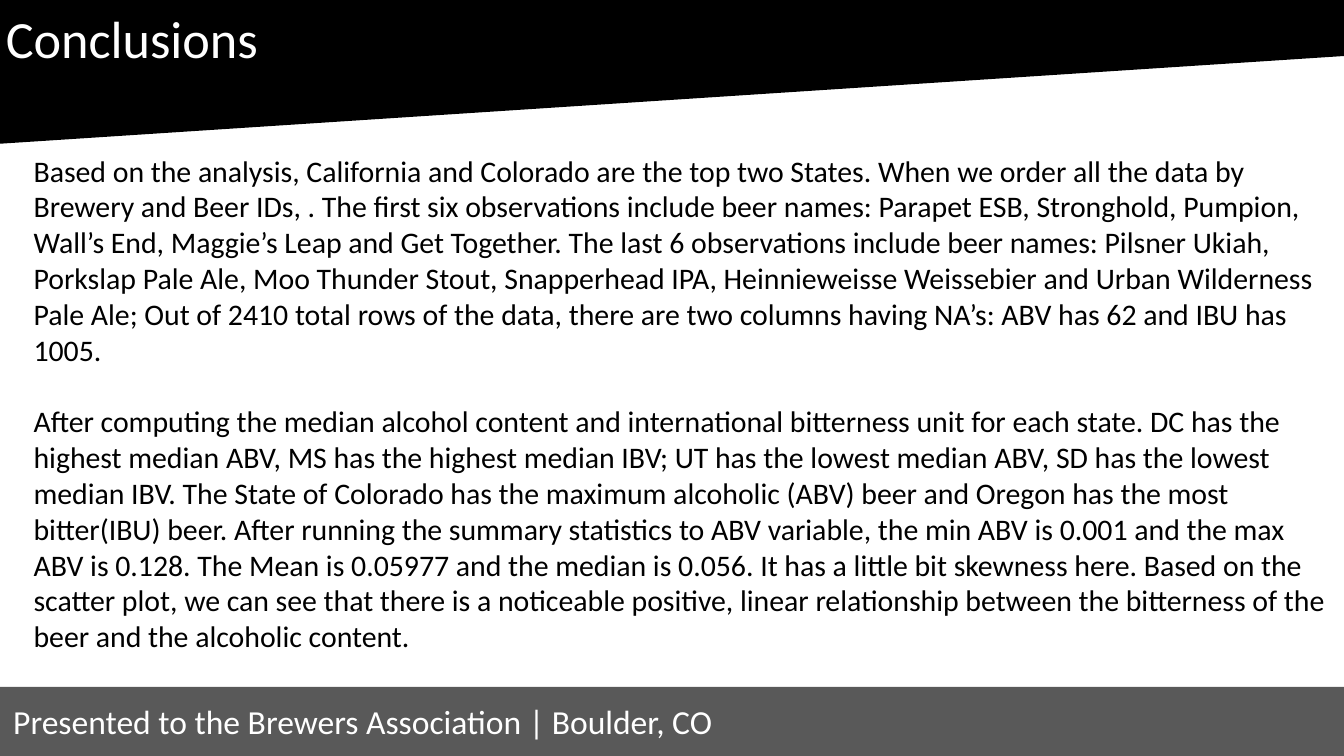
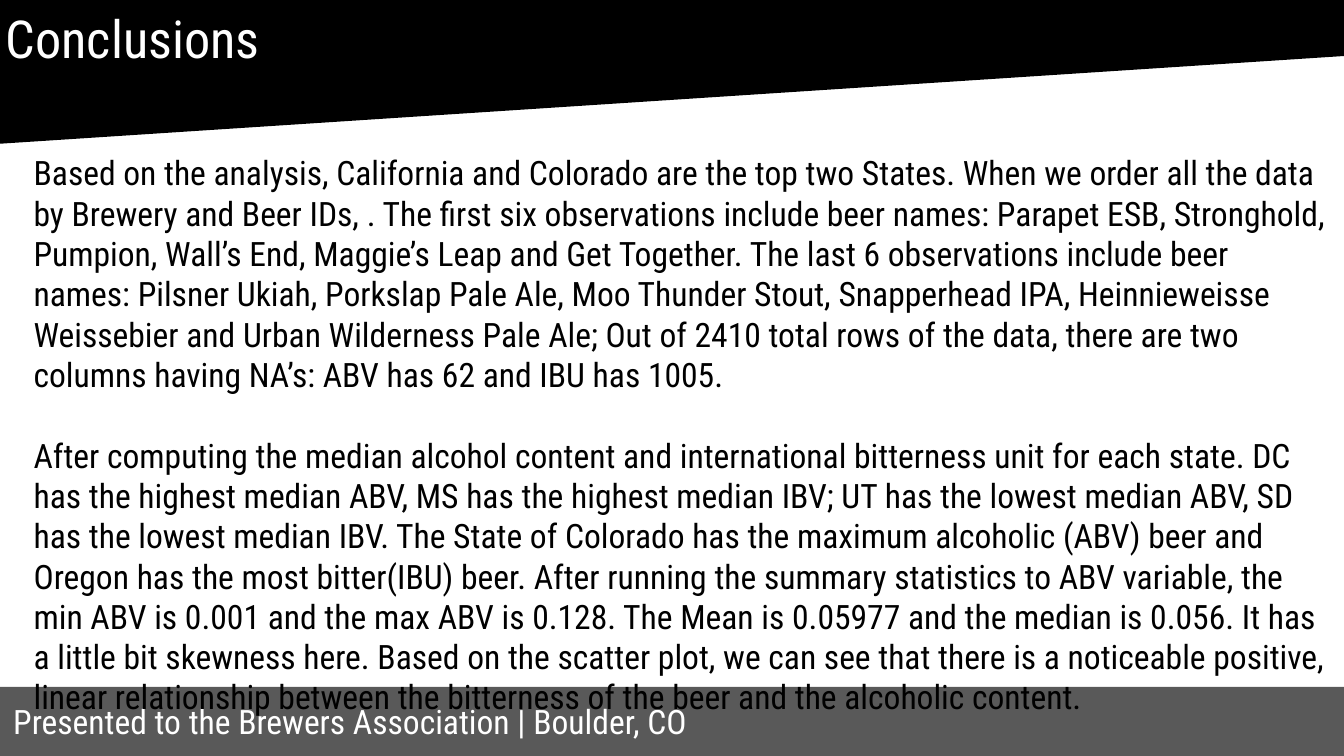
Before and after one commit to renempineda/Craft-Beer-Analysis, a slide deck: slide 14 of Craft Beer Analysis Presentation.pptx. Drawn at 1344x756 pixels with LibreOffice and Linux fonts; fonts in the diff are those of the drawing. Boxes give left, top, right and bottom in pixels: in the first picture for what was removed or moved away, otherwise in the second. Text is boxed around its words. In the diff, an @@ line names an element or a change of style, - is before the commit and + after.

Commit message:
Final Presentation

```diff
--- a/Craft Beer Analysis Presentation.pptx
+++ b/Craft Beer Analysis Presentation.pptx
@@ freeform shape "Conclusions" at box(0, 1, 1343, 142): font Calibri to Roboto Condensed @@
@@ text "Based on the analysis, California ..." at box(34, 159, 1325, 718): size 16 to 18 pt, font Calibri to Roboto Condensed @@
@@ rectangle "Presented to the Brewers Association ..." at box(0, 687, 1344, 755): font Calibri to Roboto Condensed @@
```
Also in this commit, not shown: 13 other slides changed, 1 other file.
